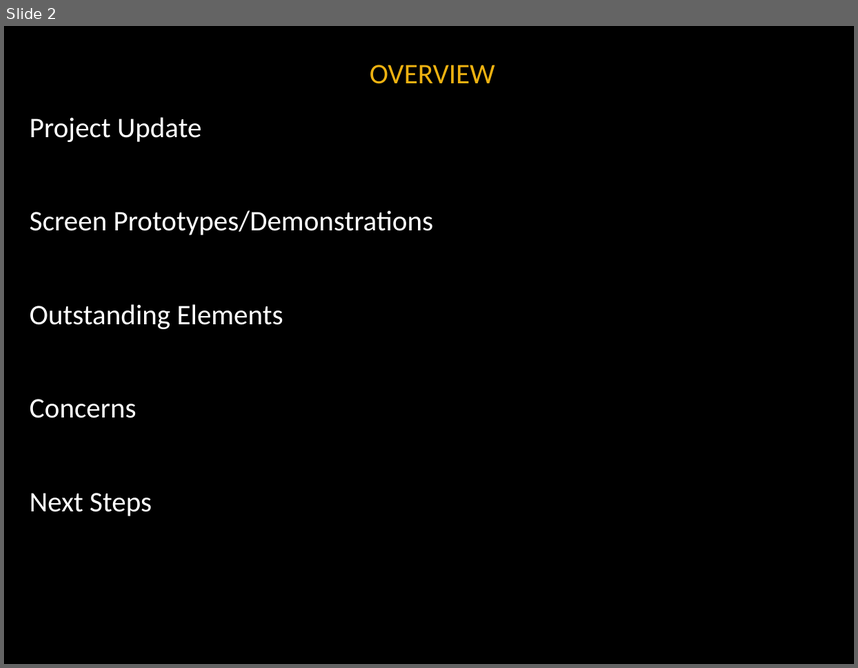
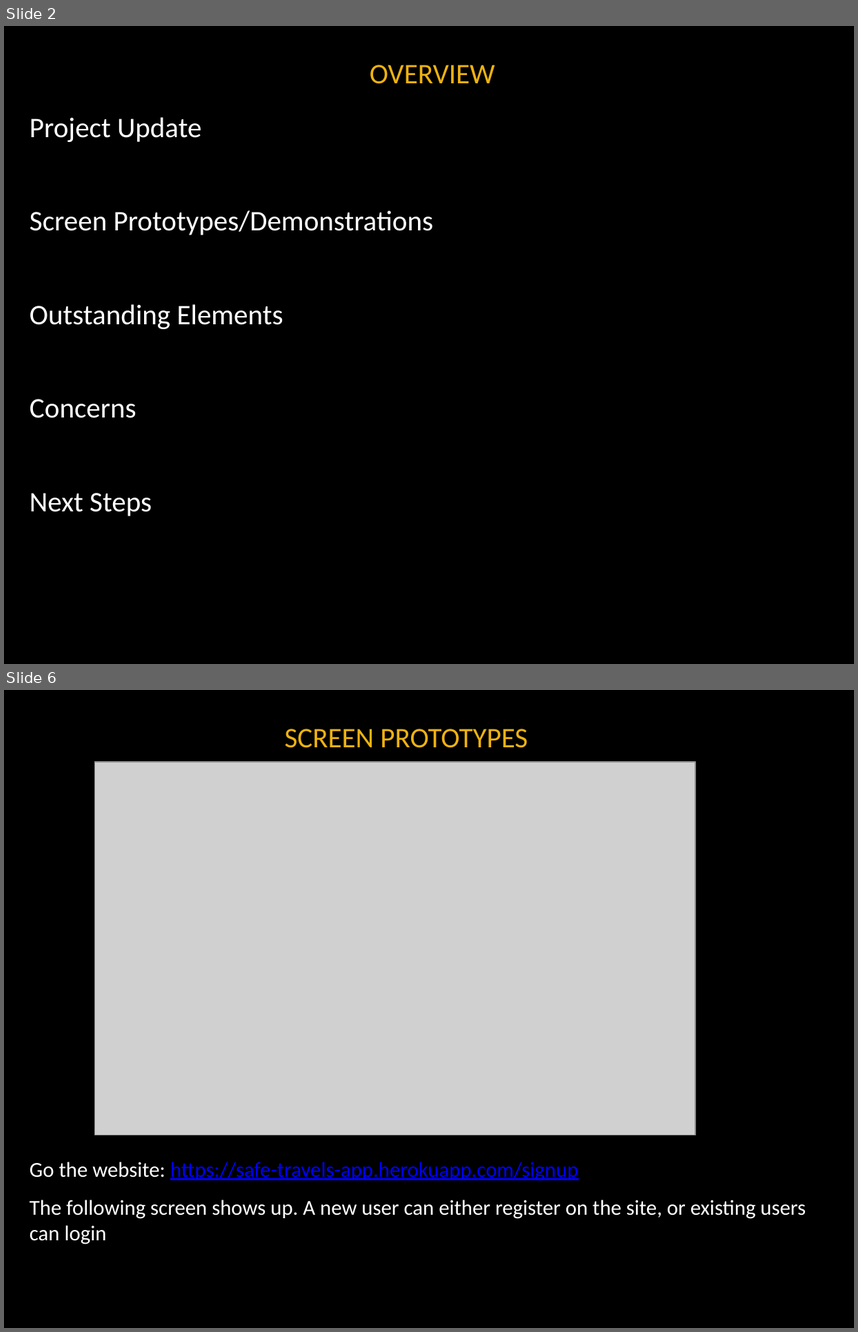
Before and after one commit to noanadler/RockStars, a slide deck: Deliverable3/Presentation/Rock_Stars_Presentation.pptx. Shown one above the other, each under a label of ours: slide 2 before the commit, slides 2 and 6 after it; the slides between them are not shown. The pictures are 858x668 and 858x1332 pixels, drawn with LibreOffice and Linux fonts; fonts in the diff are those of the drawing; grey boxes stand for pictures; background and template pictures are left out. Boxes give left, top, right and bottom in pixels: in the first picture for what was removed or moved away, otherwise in the second. Text is boxed around its words. In the diff, an @@ line names an element or a change of style, - is before the commit and + after.

```diff
--- a/Deliverable3/Presentation/Rock_Stars_Presentation.pptx
+++ b/Deliverable3/Presentation/Rock_Stars_Presentation.pptx
@@ slide 6 added at <box>4,690,854,1328</box>, background #000000 @@
@@ title added at <box>285,729,528,748</box>, 24 pt, text #EEB211 @@
+SCREEN PROTOTYPES
@@ picture added at <box>95,761,696,1134</box> @@
@@ text added at <box>30,1161,806,1244</box>, 18 pt, text #FFFFFF @@
+Go the website: https://safe-travels-app.herokuapp.com/signup
+The following screen shows up. A new user can either register on the site, or existing users can login
```
Also in this commit, not shown: 8 slides changed, 7 other slides added, 4 slides removed.
